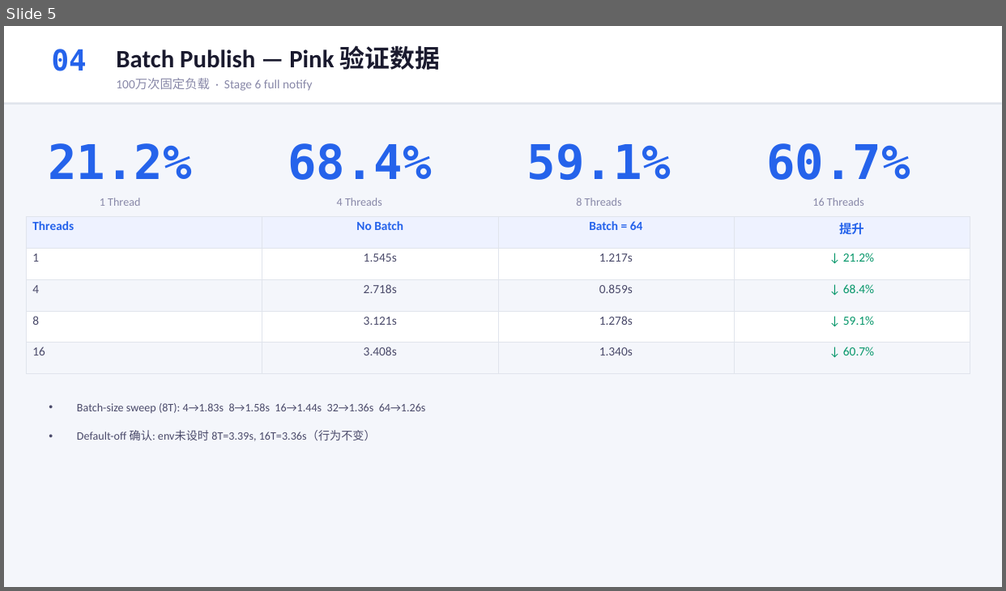
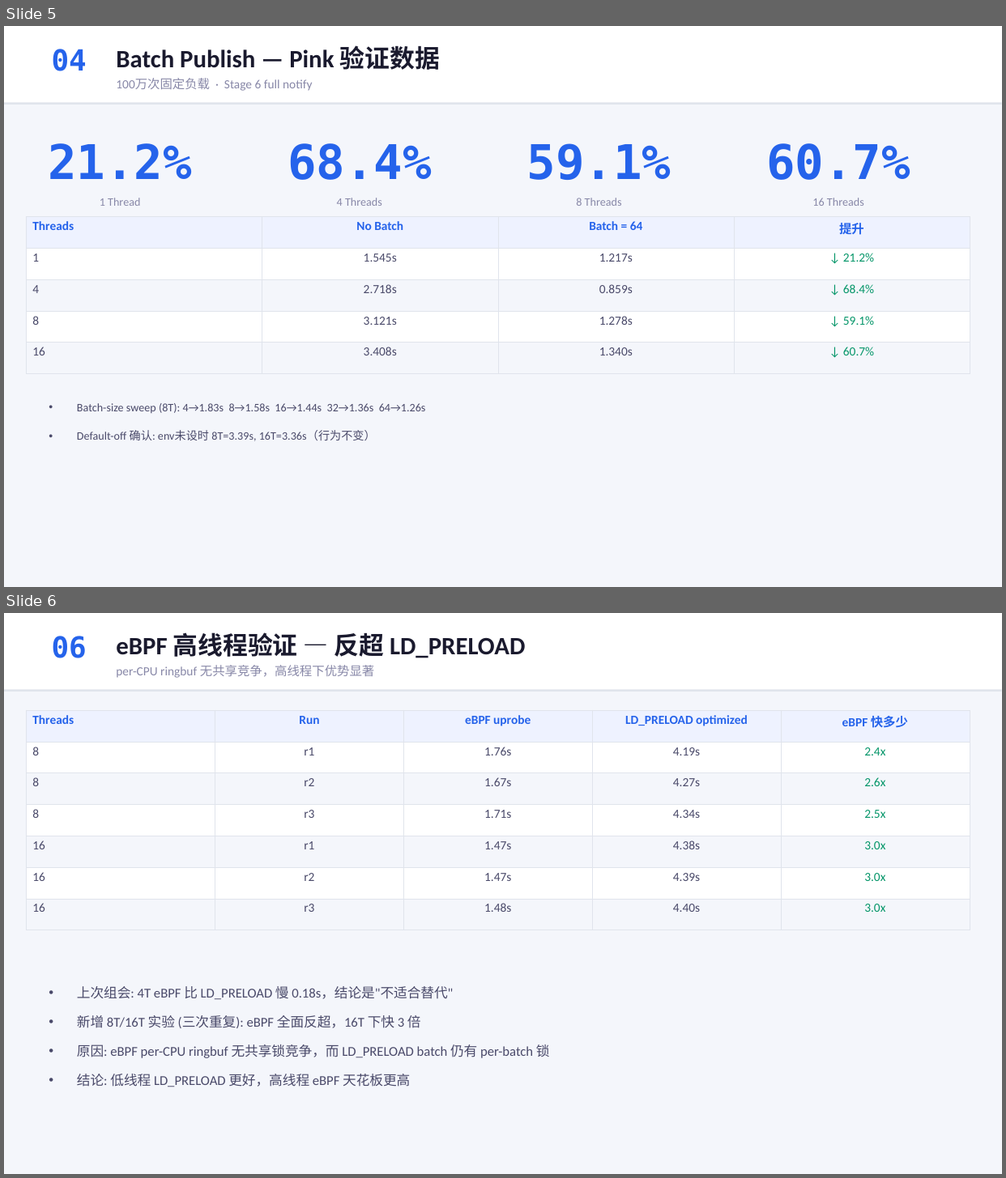
Before and after one commit to YiChiChen1106/Nativehook_linux_planb, a slide deck: presentation/native_hook_progress_2026-06-05.pptx. Shown one above the other, each under a label of ours: slide 5 before the commit, slides 5 and 6 after it. The pictures are 1006x591 and 1006x1178 pixels, drawn with LibreOffice and Linux fonts; fonts in the diff are those of the drawing. Boxes give left, top, right and bottom in pixels: in the first picture for what was removed or moved away, otherwise in the second. Text is boxed around its words. In the diff, an @@ line names an element or a change of style, - is before the commit and + after.

Commit message:
Add eBPF high-thread results slide (8T/16T), update all eBPF references

```diff
--- a/presentation/native_hook_progress_2026-06-05.pptx
+++ b/presentation/native_hook_progress_2026-06-05.pptx
@@ slide 6 added at bbox=[4, 613, 1002, 1174], background #F4F6FB @@
@@ rectangle added at bbox=[4, 613, 1002, 692], fill #FFFFFF @@
@@ text added at bbox=[52, 636, 87, 658], 28 pt, text #2563EB, bold @@
+06
@@ text added at bbox=[116, 632, 525, 658], 24 pt, text #1A1A2E, bold @@
+eBPF 高线程验证 — 反超 LD_PRELOAD
@@ text added at bbox=[116, 665, 374, 678], 12 pt, text #8888A8 @@
+per-CPU ringbuf 无共享竞争，高线程下优势显著
@@ rectangle added at bbox=[4, 689, 1002, 692], fill #E0E4EC @@
@@ table added at bbox=[27, 710, 970, 915], 7 rows, 5 columns @@
+Threads | Run | eBPF uprobe | LD_PRELOAD optimized | eBPF 快多少
+8 | r1 | 1.76s | 4.19s | 2.4x
+8 | r2 | 1.67s | 4.27s | 2.6x
+8 | r3 | 1.71s | 4.34s | 2.5x
+16 | r1 | 1.47s | 4.38s | 3.0x
+16 | r2 | 1.47s | 4.39s | 3.0x
+16 | r3 | 1.48s | 4.40s | 3.0x
@@ text added at bbox=[77, 986, 550, 1088], 13 pt, text #4A4A6A @@
+• 上次组会: 4T eBPF 比 LD_PRELOAD 慢 0.18s，结论是"不适合替代"
+• 新增 8T/16T 实验 (三次重复): eBPF 全面反超，16T 下快 3 倍
+• 原因: eBPF per-CPU ringbuf 无共享锁竞争，而 LD_PRELOAD batch 仍有 per-batch 锁
+• 结论: 低线程 LD_PRELOAD 更好，高线程 eBPF 天花板更高
```
Also in this commit, not shown: 6 slides changed, 2 other files.
